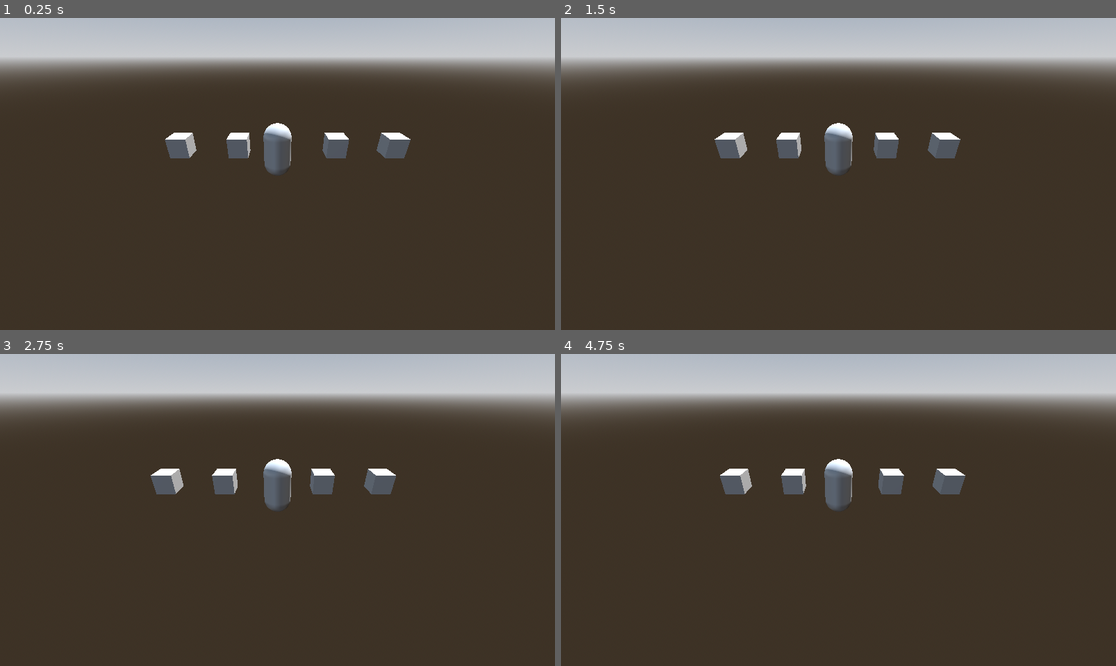
Above: before the commit, frames 1-4 (two rows, left to right).
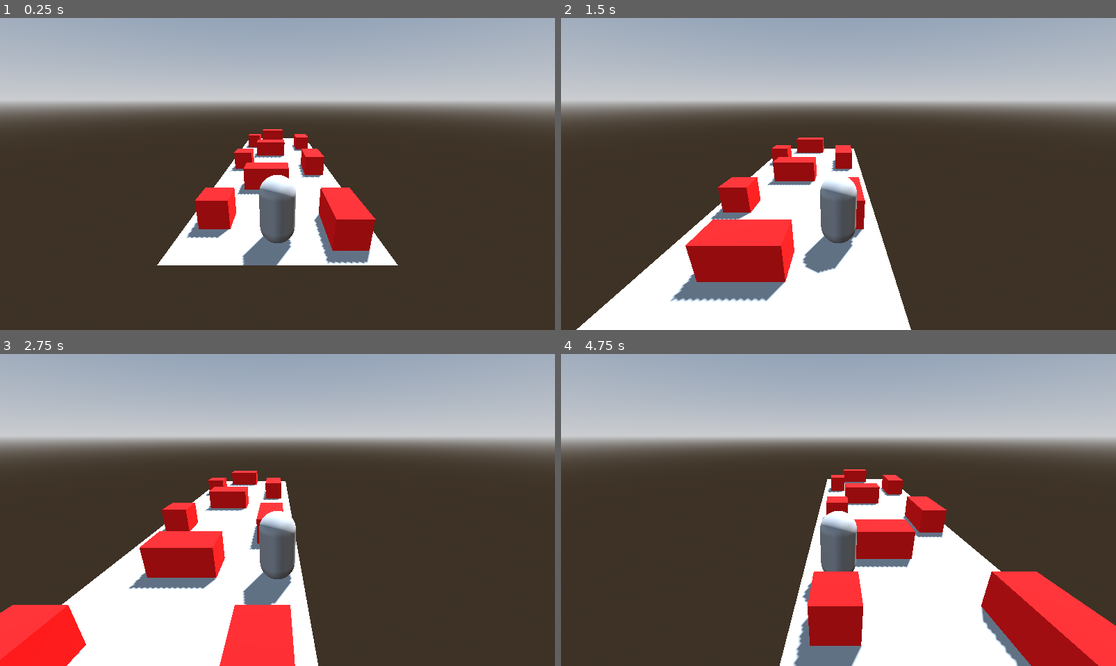
Above: after the commit, the same moments.

Repository: 100-Devs-1-Game/EscapeForHelp
Game: Godot game, scene res://root.tscn
The game is run twice, just before and just after one commit, with the same random seed, the same clock (stepped at 60 frames per second) and the same inputs.
Inputs (mouse positions are in pixels of both pictures, inside the frame that each line leads up to):
- Up to frame 1 (0.25 s): no input
- Up to frame 2 (1.5 s): move the mouse to (960, 158) at 0.52 s; press the mouse at (960, 158) at 0.53 s; hold D (move_right) 0.53-1.28 s; move the mouse to (727, 189) at 1.27 s; release the mouse at (727, 189) at 1.28 s; hold A (move_left) from 1.28 s (still down); click (727, 189) at 1.35 s
- Up to frame 3 (2.75 s): move the mouse to (333, 441) at 2.02 s; release A (move_left) at 2.03 s; press the mouse at (333, 441) at 2.03 s; hold D (move_right) from 2.03 s (still down)
- Up to frame 4 (4.75 s): move the mouse to (810, 572) at 2.77 s; release the mouse at (810, 572) at 2.78 s; click (810, 572) at 2.85 s; move the mouse to (1005, 556) at 3.52 s; release D (move_right) at 3.53 s; press the mouse at (1005, 556) at 3.53 s; hold A (move_left) from 3.53 s (still down); move the mouse to (672, 463) at 4.27 s; release the mouse at (672, 463) at 4.28 s; click (672, 463) at 4.35 s

The runs differ from the first frame. In frame 1, 42% of the frame differs, in the area x 0-100%, y 0-80%; in frame 2, 53%; in frame 3, 54%; in frame 4, 55%, in the area x 0-100%, y 0-100%.

Commit message:
feat: make dummy endless level generation from prototypes

Diff:
--- a/src/camera/camera_point.tscn
+++ b/src/camera/camera_point.tscn
@@ -3,11 +3,11 @@
 [ext_resource type="Script" uid="uid://cfbysw5w0fuaw" path="res://camera/camera_point.gd" id="1_wqudl"]
 
 [node name="Camera Point" type="Node3D" node_paths=PackedStringArray("follow_target")]
-transform = Transform3D(1, 0, 0, 0, 0.8660253, 0.49999994, 0, -0.49999994, 0.8660253, 0, 0, 0)
+transform = Transform3D(1, 0, 0, 0, 0.9396924, 0.34202003, 0, -0.34202003, 0.9396924, 0, 0, 0)
 script = ExtResource("1_wqudl")
 follow_target = NodePath("")
 
 [node name="Camera Length" type="Node3D" parent="."]
-transform = Transform3D(1, 0, 0, 0, 1, 0, 0, 0, 1, 0, 0, 8)
+transform = Transform3D(1, 0, 0, 0, 1.0000002, 0, 0, 0, 1.0000002, 0, 1.932, 6)
 
 [node name="Camera3D" type="Camera3D" parent="Camera Length"]
--- a/src/hero/hero.gd
+++ b/src/hero/hero.gd
@@ -4,7 +4,8 @@
 @export var movement_speed: float = 10
 
 func _process(_delta: float) -> void:
-	velocity.x = get_horizontal_movement()
+	velocity.x = get_horizontal_movement() * movement_speed
+	velocity.z = -movement_speed
 	move_and_slide()
 
 func get_horizontal_movement() -> float:
--- /dev/null
+++ b/src/levels/config/level_resource.gd
@@ -0,0 +1,5 @@
+class_name LevelResource
+extends Resource
+
+@export var spawn_distance: float
+@export var locations: Array[PackedScene]
--- /dev/null
+++ b/src/levels/level_spawner.gd
@@ -0,0 +1,35 @@
+class_name LevelSpawner
+extends Node3D
+
+@export var hero: Hero
+@export var level_resource: LevelResource
+@export var spawned_parts: Array[LocationPart]
+
+@onready var parts: Node3D = %Parts
+
+var next_part_position: Vector3
+
+func _ready() -> void:
+	initialize()
+
+func initialize() -> void:
+	for i in range(3):
+		create_next_part()
+
+func _physics_process(_delta: float) -> void:
+	var distance := hero.global_position.z - next_part_position.z
+	if distance < level_resource.spawn_distance:
+		remove_first_part()
+		create_next_part()
+
+func create_next_part() -> void:
+	var random_part: PackedScene = level_resource.locations.pick_random()
+	var location: LocationPart = random_part.instantiate() as LocationPart
+	parts.add_child(location)
+	location.global_position = next_part_position
+	next_part_position = location.end_of_location.global_position
+	spawned_parts.push_back(location)
+
+func remove_first_part() -> void:
+	var part = spawned_parts.pop_front()
+	part.queue_free()
--- /dev/null
+++ b/src/levels/level_spawner.tscn
@@ -0,0 +1,11 @@
+[gd_scene load_steps=3 format=3 uid="uid://drvjh42i2baj7"]
+
+[ext_resource type="Script" uid="uid://dhyr8pnrwad57" path="res://levels/level_spawner.gd" id="1_we8bc"]
+[ext_resource type="Resource" uid="uid://mqnwoy16ar4a" path="res://levels/locations/prototype/default_level.tres" id="2_5vrru"]
+
+[node name="Level Spawner" type="Node3D"]
+script = ExtResource("1_we8bc")
+level_resource = ExtResource("2_5vrru")
+
+[node name="Parts" type="Node3D" parent="."]
+unique_name_in_owner = true
--- /dev/null
+++ b/src/levels/location_part.gd
@@ -0,0 +1,4 @@
+class_name LocationPart
+extends Node3D
+
+@export var end_of_location: Node3D
--- /dev/null
+++ b/src/levels/locations/prototype/default_level.tres
@@ -0,0 +1,10 @@
+[gd_resource type="Resource" script_class="LevelResource" load_steps=3 format=3 uid="uid://mqnwoy16ar4a"]
+
+[ext_resource type="PackedScene" uid="uid://c1ysyejj266nc" path="res://levels/locations/prototype/location_part.tscn" id="1_ffco5"]
+[ext_resource type="Script" uid="uid://cjlm3bslepiis" path="res://levels/config/level_resource.gd" id="2_yvupp"]
+
+[resource]
+script = ExtResource("2_yvupp")
+spawn_distance = 10.0
+locations = Array[PackedScene]([ExtResource("1_ffco5")])
+metadata/_custom_type_script = "uid://cjlm3bslepiis"
--- /dev/null
+++ b/src/levels/locations/prototype/location_part.tscn
@@ -0,0 +1,98 @@
+[gd_scene load_steps=6 format=3 uid="uid://c1ysyejj266nc"]
+
+[ext_resource type="Script" uid="uid://72ddk2kvkr2x" path="res://levels/location_part.gd" id="1_xpi3g"]
+[ext_resource type="PackedScene" uid="uid://cq4oiw15fc40t" path="res://levels/locations/prototype/obstacles/protoype_box.tscn" id="2_hjomg"]
+
+[sub_resource type="PlaneMesh" id="PlaneMesh_28aoi"]
+
+[sub_resource type="WorldBoundaryShape3D" id="WorldBoundaryShape3D_kpj5x"]
+plane = Plane(1, 0, 0, 0)
+
+[sub_resource type="WorldBoundaryShape3D" id="WorldBoundaryShape3D_ukiqp"]
+plane = Plane(-1, 0, 0, 0)
+
+[node name="Location Part" type="Node3D" node_paths=PackedStringArray("end_of_location")]
+script = ExtResource("1_xpi3g")
+end_of_location = NodePath("Location End")
+
+[node name="Location End" type="Marker3D" parent="."]
+unique_name_in_owner = true
+transform = Transform3D(1, 0, 0, 0, 1, 0, 0, 0, 1, 0, 0, -6)
+
+[node name="Roads" type="Node3D" parent="."]
+
+[node name="MeshInstance3D" type="MeshInstance3D" parent="Roads"]
+transform = Transform3D(1, 0, 0, 0, 1, 0, 0, 0, 1, -2, 0, -1)
+mesh = SubResource("PlaneMesh_28aoi")
+skeleton = NodePath("../..")
+
+[node name="MeshInstance3D2" type="MeshInstance3D" parent="Roads"]
+transform = Transform3D(1, 0, 0, 0, 1, 0, 0, 0, 1, 0, 0, -1)
+mesh = SubResource("PlaneMesh_28aoi")
+skeleton = NodePath("../..")
+
+[node name="MeshInstance3D3" type="MeshInstance3D" parent="Roads"]
+transform = Transform3D(1, 0, 0, 0, 1, 0, 0, 0, 1, 2, 0, -1)
+mesh = SubResource("PlaneMesh_28aoi")
+skeleton = NodePath("../..")
+
+[node name="MeshInstance3D4" type="MeshInstance3D" parent="Roads"]
+transform = Transform3D(1, 0, 0, 0, 1, 0, 0, 0, 1, -2, 0, -3)
+mesh = SubResource("PlaneMesh_28aoi")
+skeleton = NodePath("../..")
+
+[node name="MeshInstance3D5" type="MeshInstance3D" parent="Roads"]
+transform = Transform3D(1, 0, 0, 0, 1, 0, 0, 0, 1, 0, 0, -3)
+mesh = SubResource("PlaneMesh_28aoi")
+skeleton = NodePath("../..")
+
+[node name="MeshInstance3D6" type="MeshInstance3D" parent="Roads"]
+transform = Transform3D(1, 0, 0, 0, 1, 0, 0, 0, 1, 2, 0, -3)
+mesh = SubResource("PlaneMesh_28aoi")
+skeleton = NodePath("../..")
+
+[node name="MeshInstance3D7" type="MeshInstance3D" parent="Roads"]
+transform = Transform3D(1, 0, 0, 0, 1, 0, 0, 0, 1, -2, 0, -5)
+mesh = SubResource("PlaneMesh_28aoi")
+skeleton = NodePath("../..")
+
+[node name="MeshInstance3D8" type="MeshInstance3D" parent="Roads"]
+transform = Transform3D(1, 0, 0, 0, 1, 0, 0, 0, 1, 0, 0, -5)
+mesh = SubResource("PlaneMesh_28aoi")
+skeleton = NodePath("../..")
+
+[node name="MeshInstance3D9" type="MeshInstance3D" parent="Roads"]
+transform = Transform3D(1, 0, 0, 0, 1, 0, 0, 0, 1, 2, 0, -5)
+mesh = SubResource("PlaneMesh_28aoi")
+skeleton = NodePath("../..")
+
+[node name="Walls" type="Node3D" parent="."]
+
+[node name="Left Wall" type="StaticBody3D" parent="Walls"]
+transform = Transform3D(0.9999999, 0, 0, 0, 1, 0, 0, 0, 1, -3, 0, 0)
+
+[node name="CollisionShape3D" type="CollisionShape3D" parent="Walls/Left Wall"]
+shape = SubResource("WorldBoundaryShape3D_kpj5x")
+
+[node name="Right Wall" type="StaticBody3D" parent="Walls"]
+transform = Transform3D(0.9999999, 0, 0, 0, 1, 0, 0, 0, 1, 3, 0, 0)
+
+[node name="CollisionShape3D" type="CollisionShape3D" parent="Walls/Right Wall"]
+shape = SubResource("WorldBoundaryShape3D_ukiqp")
+
+[node name="Obstacles" type="Node3D" parent="."]
+
+[node name="Protoype Box" parent="Obstacles" instance=ExtResource("2_hjomg")]
+transform = Transform3D(1, 0, 0, 0, 1, 0, 0, 0, 1, 2, 0.51052845, -2)
+
+[node name="Protoype Box2" parent="Obstacles" instance=ExtResource("2_hjomg")]
+transform = Transform3D(1, 0, 0, 0, 1, 0, 0, 0, 1, 2, 0.51052845, -1)
+
+[node name="Protoype Box3" parent="Obstacles" instance=ExtResource("2_hjomg")]
+transform = Transform3D(1, 0, 0, 0, 1, 0, 0, 0, 1, -2, 0.51052845, -2)
+
+[node name="Protoype Box4" parent="Obstacles" instance=ExtResource("2_hjomg")]
+transform = Transform3D(1, 0, 0, 0, 1, 0, 0, 0, 1, -1, 0.51052845, -5)
+
+[node name="Protoype Box5" parent="Obstacles" instance=ExtResource("2_hjomg")]
+transform = Transform3D(1, 0, 0, 0, 1, 0, 0, 0, 1, 0, 0.51052845, -5)
--- /dev/null
+++ b/src/levels/locations/prototype/obstacles/protoype_box.tscn
@@ -0,0 +1,17 @@
+[gd_scene load_steps=4 format=3 uid="uid://cq4oiw15fc40t"]
+
+[sub_resource type="BoxShape3D" id="BoxShape3D_jipnd"]
+
+[sub_resource type="BoxMesh" id="BoxMesh_5wp18"]
+
+[sub_resource type="StandardMaterial3D" id="StandardMaterial3D_wupvl"]
+albedo_color = Color(1, 0, 0, 1)
+
+[node name="Protoype Box" type="StaticBody3D"]
+
+[node name="CollisionShape3D" type="CollisionShape3D" parent="."]
+shape = SubResource("BoxShape3D_jipnd")
+
+[node name="MeshInstance3D" type="MeshInstance3D" parent="."]
+mesh = SubResource("BoxMesh_5wp18")
+surface_material_override/0 = SubResource("StandardMaterial3D_wupvl")
--- a/src/root.tscn
+++ b/src/root.tscn
@@ -2,6 +2,7 @@
 
 [ext_resource type="PackedScene" uid="uid://r2ekh1fn5pk4" path="res://hero/hero.tscn" id="1_pq8q7"]
 [ext_resource type="PackedScene" uid="uid://bcrrrggbybyr0" path="res://camera/camera_point.tscn" id="2_pyidc"]
+[ext_resource type="PackedScene" uid="uid://drvjh42i2baj7" path="res://levels/level_spawner.tscn" id="3_vvh5c"]
 
 [sub_resource type="ProceduralSkyMaterial" id="ProceduralSkyMaterial_vvh5c"]
 sky_horizon_color = Color(0.66224277, 0.6717428, 0.6867428, 1)
@@ -15,8 +16,6 @@
 sky = SubResource("Sky_28aoi")
 tonemap_mode = 2
 
-[sub_resource type="BoxMesh" id="BoxMesh_vvh5c"]
-
 [node name="Root" type="Node"]
 
 [node name="WorldEnvironment" type="WorldEnvironment" parent="."]
@@ -27,25 +26,11 @@
 shadow_enabled = true
 
 [node name="Hero" parent="." instance=ExtResource("1_pq8q7")]
+movement_speed = 4.0
 
 [node name="Camera Point" parent="." node_paths=PackedStringArray("follow_target") instance=ExtResource("2_pyidc")]
-transform = Transform3D(1, 0, 0, 0, 0.86602527, 0.49999994, 0, -0.49999994, 0.86602527, 0, 0, -1)
+transform = Transform3D(1, 0, 0, 0, 0.9396924, 0.34202003, 0, -0.34202003, 0.9396924, 0, 0, -1)
 follow_target = NodePath("../Hero")
 
-[node name="Environment" type="Node3D" parent="."]
-
-[node name="MeshInstance3D" type="MeshInstance3D" parent="Environment"]
-transform = Transform3D(1, 0, 0, 0, 1, 0, 0, 0, 1, -2, 0, -3)
-mesh = SubResource("BoxMesh_vvh5c")
-
-[node name="MeshInstance3D2" type="MeshInstance3D" parent="Environment"]
-transform = Transform3D(1, 0, 0, 0, 1, 0, 0, 0, 1, 3, 0, -3)
-mesh = SubResource("BoxMesh_vvh5c")
-
-[node name="MeshInstance3D3" type="MeshInstance3D" parent="Environment"]
-transform = Transform3D(1, 0, 0, 0, 1, 0, 0, 0, 1, 6, 0, -3)
-mesh = SubResource("BoxMesh_vvh5c")
-
-[node name="MeshInstance3D4" type="MeshInstance3D" parent="Environment"]
-transform = Transform3D(1, 0, 0, 0, 1, 0, 0, 0, 1, -5, 0, -3)
-mesh = SubResource("BoxMesh_vvh5c")
+[node name="Level Spawner" parent="." node_paths=PackedStringArray("hero") instance=ExtResource("3_vvh5c")]
+hero = NodePath("../Hero")
Not shown, added: src/levels/config/level_resource.gd.uid
Not shown, added: src/levels/level_spawner.gd.uid
Not shown, added: src/levels/location_part.gd.uid
